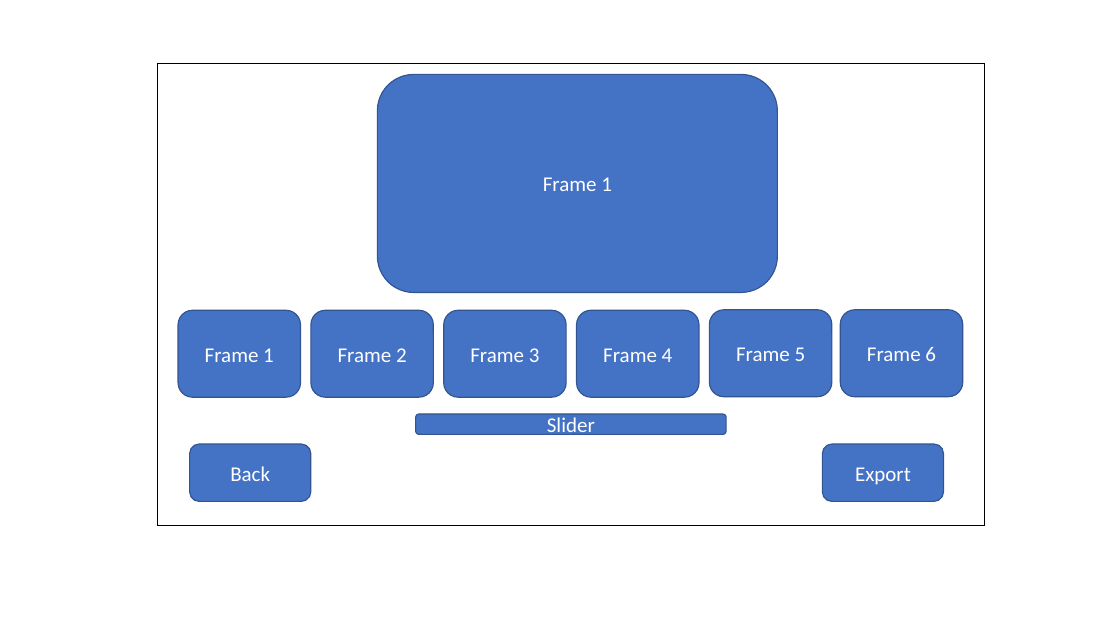
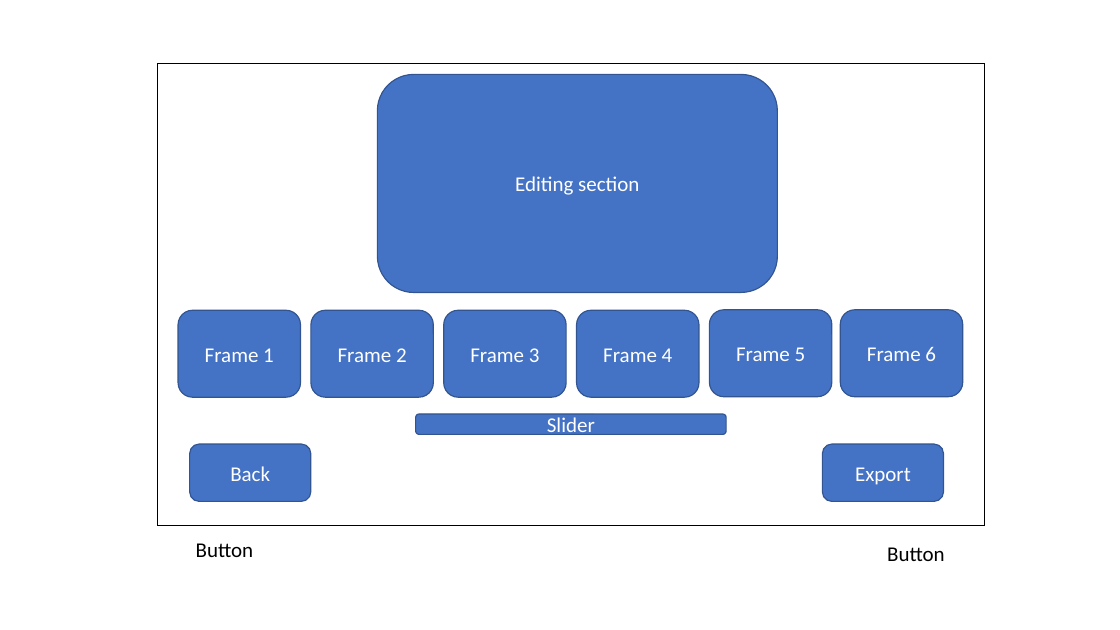
Before and after one commit to Kavies115/MMP-Sprites, a slide deck: slide 5 of dev/06032023/Consept for UI .pptx. Drawn at 1120x630 pixels with LibreOffice and Linux fonts; fonts in the diff are those of the drawing. Boxes give left, top, right and bottom in pixels: in the first picture for what was removed or moved away, otherwise in the second. Text is boxed around its words. In the diff, an @@ line names an element or a change of style, - is before the commit and + after.

```diff
--- a/dev/06032023/Consept for UI .pptx
+++ b/dev/06032023/Consept for UI .pptx
@@ text in rounded rectangle at (x1=515, y1=176, x2=639, y2=195): text changed @@
-Frame 1
+Editing section
@@ text added at (x1=196, y1=543, x2=254, y2=557), 18 pt, text #000000 @@
+Button
@@ text added at (x1=887, y1=547, x2=945, y2=561), 18 pt, text #000000 @@
+Button
```
Also in this commit, not shown: 4 other slides changed, 1 slide added, 1 slide removed, 4 other files.
